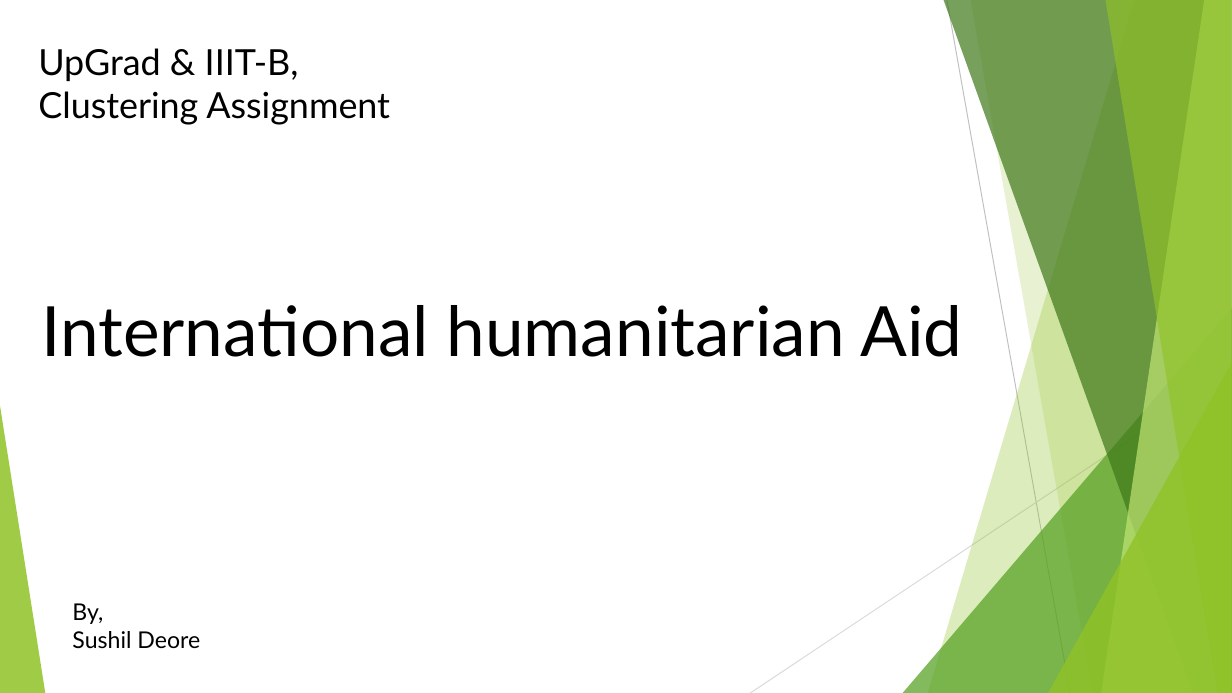
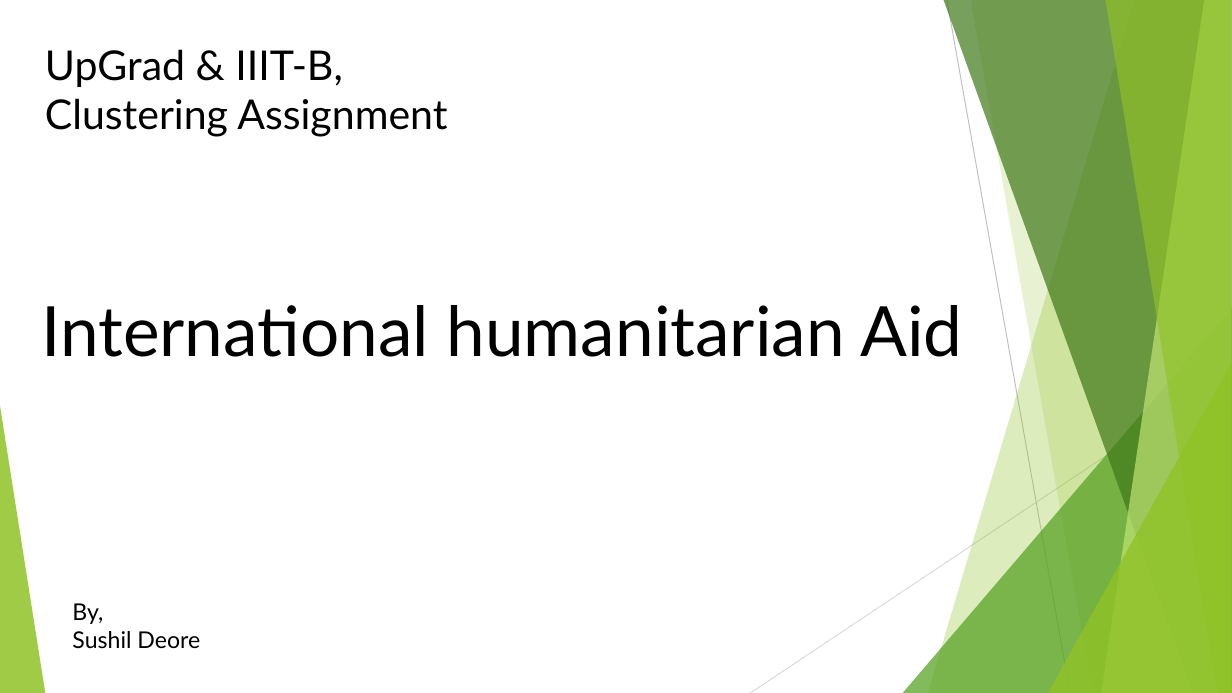
Before and after one commit to Sushil-Deore/Humanitarian-Aid, a slide deck: slide 1 of HELP International -Analysis.pptx. Drawn at 1232x693 pixels with LibreOffice and Linux fonts; fonts in the diff are those of the drawing. Boxes give left, top, right and bottom in pixels: in the first picture for what was removed or moved away, otherwise in the second. Text is boxed around its words. In the diff, an @@ line names an element or a change of style, - is before the commit and + after.

Commit message:
Updated notebook and presentation

```diff
--- a/HELP International -Analysis.pptx
+++ b/HELP International -Analysis.pptx
@@ text "UpGrad & IIIT-B," at box(45, 49, 447, 137): size 28 to 32 pt @@
```
